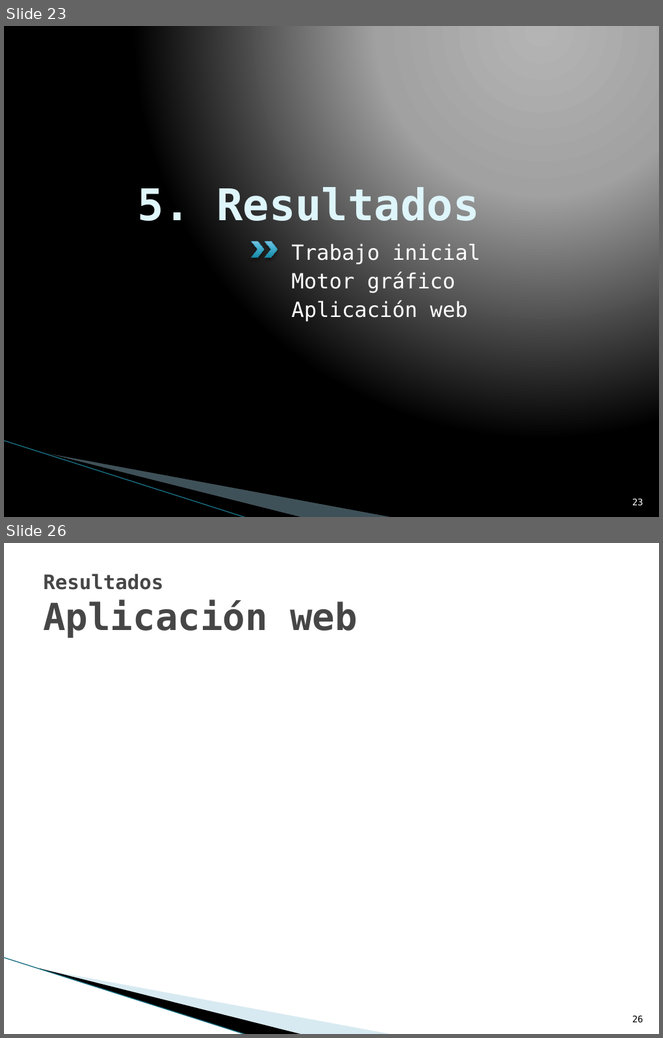
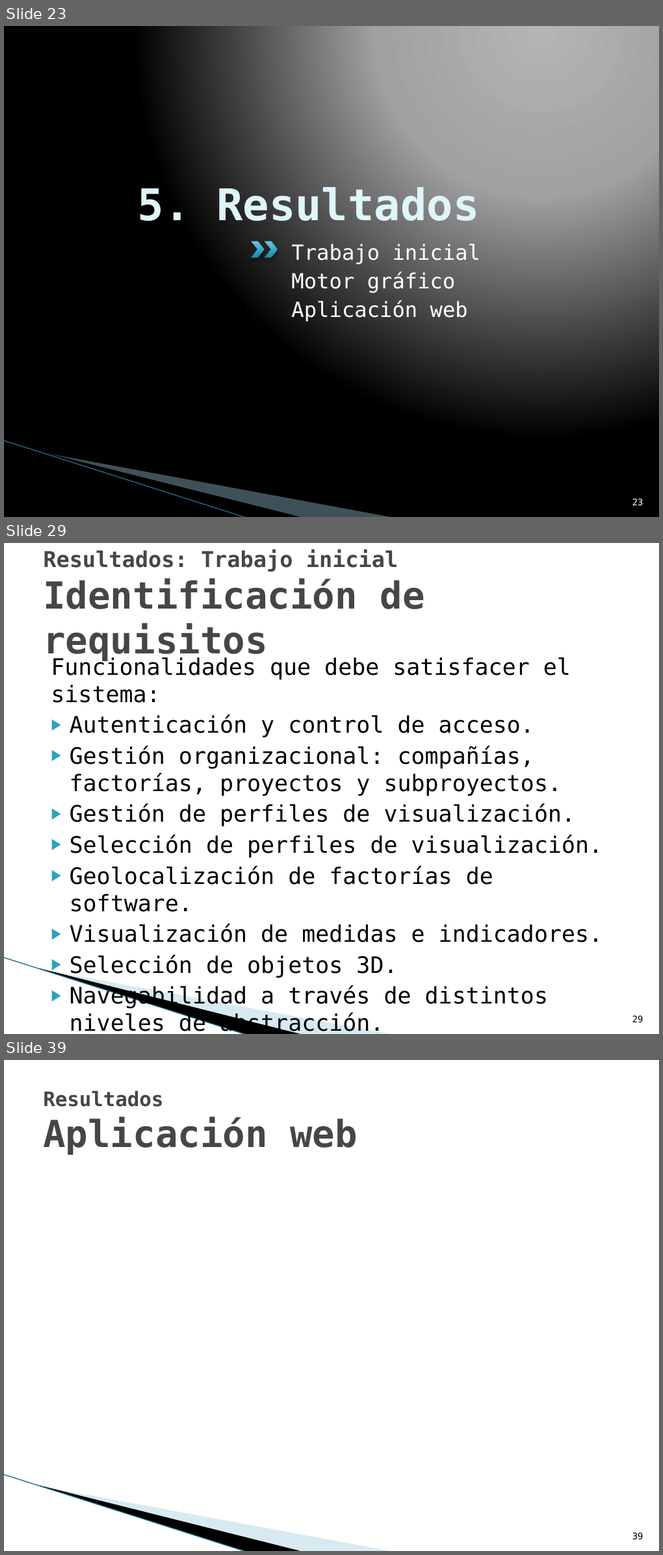
Before and after one commit to txedo/uclm-esi-alarcos, a slide deck: presentation/presentation.pptx. Shown one above the other, each under a label of ours: slides 23 and 26 before the commit, slides 23, 29 and 39 after it; the slides between them are not shown. The pictures are 663x1038 and 663x1555 pixels, drawn with LibreOffice and Linux fonts; fonts in the diff are those of the drawing; background and template pictures are left out. Boxes give left, top, right and bottom in pixels: in the first picture for what was removed or moved away, otherwise in the second. Text is boxed around its words. In the diff, an @@ line names an element or a change of style, - is before the commit and + after.

```diff
--- a/presentation/presentation.pptx
+++ b/presentation/presentation.pptx
@@ slide 29 added at (4,543,659,1034), background #FFFFFF; not listed: 3 template elements that a slide beside it also shows @@
@@ title added at (43,549,425,662), 41 pt, text #464646, bold @@
+Resultados: Trabajo inicial
+Identificación de requisitos
@@ text added at (51,657,603,1034), 25 pt, text #000000 @@
+Funcionalidades que debe satisfacer el sistema:
+▶ Autenticación y control de acceso.
+▶ Gestión organizacional: compañías, factorías, proyectos y subproyectos.
+▶ Gestión de perfiles de visualización.
+▶ Selección de perfiles de visualización.
+▶ Geolocalización de factorías de software.
+▶ Visualización de medidas e indicadores.
+▶ Selección de objetos 3D.
+▶ Navegabilidad a través de distintos niveles de abstracción.
@@ page number added at (633,1016,644,1023), 10 pt, text #000000 @@
+29
@@ what was slide 26 is now slide 39 @@
@@ page number at (633,1533,644,1540): text changed @@
-26
+39
```
Also in this commit, not shown: 1 slide changed, 12 other slides added, 21 other files.
